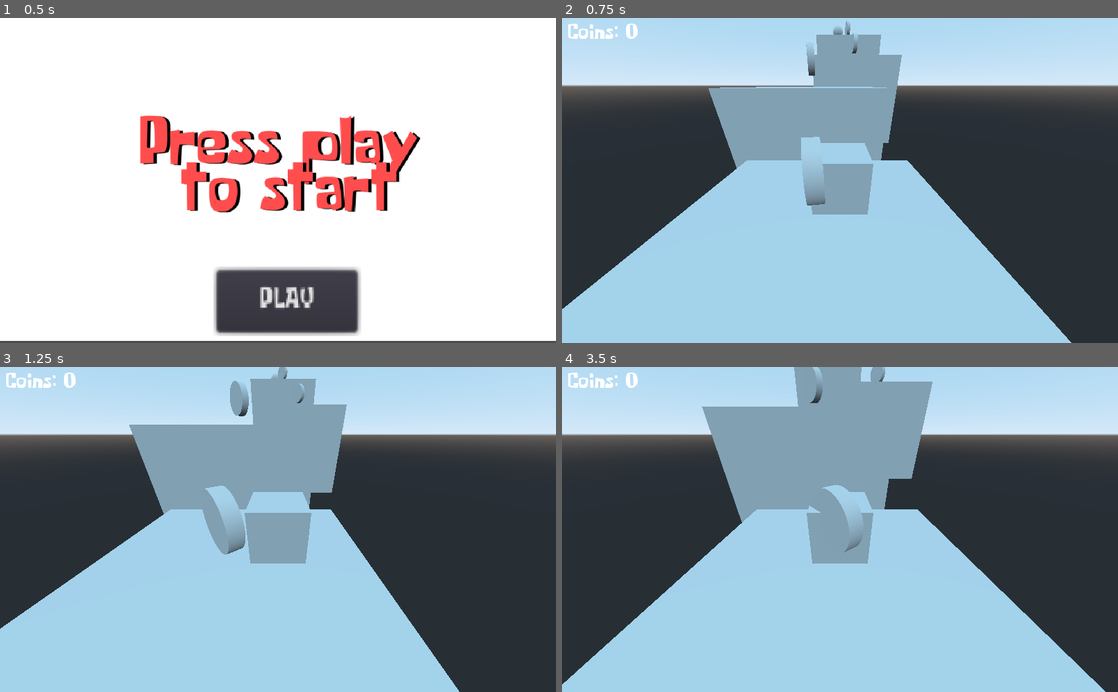
Above: before the commit, frames 1-4 (two rows, left to right).
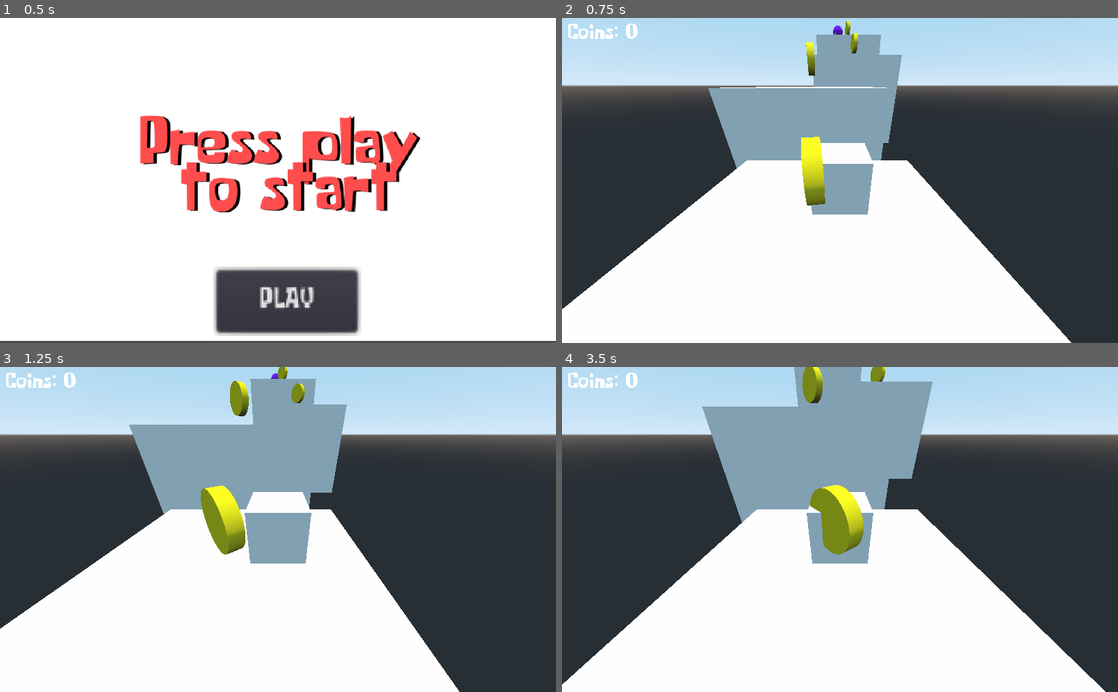
Above: after the commit, the same moments.

Repository: dwlcj/Project2
Game: Godot game, scene res://StartScreen.tscn
Same seed, same stepped clock (60 frames per second), same inputs: the game is played once before the commit and once after it.
Inputs:
- Up to frame 1 (0.5 s): no input
- Up to frame 2 (0.75 s): click "PLAY" at 0.5 s
- Up to frame 3 (1.25 s): no input
- Up to frame 4 (3.5 s): hold Right (ui_right) 1.28-2.03 s; hold Down (ui_down) 2.03-2.75 s; click "TRY AGAIN" at 2.75 s

Frame 1 is identical in both runs. In frame 2, 35% of the frame differs, in the area x 0-92%, y 0-100%; in frame 3, 34%; in frame 4, 36%, in the area x 0-98%, y 0-100%.

Commit message:
Sunlight in main, coin and goal textures

Diff:
--- a/CoinObject.tscn
+++ b/CoinObject.tscn
@@ -1,8 +1,13 @@
-[gd_scene load_steps=3 format=2]
+[gd_scene load_steps=5 format=2]
 
 [ext_resource path="res://CoinObject.gd" type="Script" id=1]
+[ext_resource path="res://Cointexture.png" type="Texture" id=2]
+
+[sub_resource type="SpatialMaterial" id=1]
+albedo_texture = ExtResource( 2 )
 
 [sub_resource type="CylinderMesh" id=2]
+material = SubResource( 1 )
 height = 0.5
 
 [node name="Spatial" type="Spatial"]
--- a/Goal.tscn
+++ b/Goal.tscn
@@ -1,20 +1,25 @@
-[gd_scene load_steps=4 format=2]
+[gd_scene load_steps=6 format=2]
 
 [ext_resource path="res://Goal.gd" type="Script" id=1]
+[ext_resource path="res://GoalTexture.png" type="Texture" id=2]
 
-[sub_resource type="SphereMesh" id=1]
+[sub_resource type="SpatialMaterial" id=1]
+albedo_texture = ExtResource( 2 )
 
-[sub_resource type="SphereShape" id=2]
+[sub_resource type="SphereMesh" id=2]
+material = SubResource( 1 )
+
+[sub_resource type="SphereShape" id=3]
 
 [node name="Goal" type="StaticBody"]
 
 [node name="MeshInstance" type="MeshInstance" parent="."]
-mesh = SubResource( 1 )
+mesh = SubResource( 2 )
 material/0 = null
 
 [node name="Area" type="Area" parent="."]
 script = ExtResource( 1 )
 
 [node name="CollisionShape" type="CollisionShape" parent="Area"]
-shape = SubResource( 2 )
+shape = SubResource( 3 )
 [connection signal="body_entered" from="Area" to="Area" method="_on_Area_body_entered"]
--- a/Main.tscn
+++ b/Main.tscn
@@ -1,22 +1,22 @@
 [gd_scene load_steps=5 format=2]
 
-[ext_resource path="res://Floor.tscn" type="PackedScene" id=1]
+[ext_resource path="res://GUI.tscn" type="PackedScene" id=1]
 [ext_resource path="res://NewPlayer.tscn" type="PackedScene" id=2]
 [ext_resource path="res://Goal.tscn" type="PackedScene" id=3]
-[ext_resource path="res://GUI.tscn" type="PackedScene" id=4]
+[ext_resource path="res://Floor.tscn" type="PackedScene" id=4]
 
 [node name="Main" type="Spatial"]
 transform = Transform( 1, 0, 0, 0, 1, 0, 0, 0, 1, -0.0127995, 0, 0.00190115 )
 
-[node name="StaticBody" parent="." instance=ExtResource( 1 )]
+[node name="StaticBody" parent="." instance=ExtResource( 4 )]
 
-[node name="StaticBody2" parent="." instance=ExtResource( 1 )]
+[node name="StaticBody2" parent="." instance=ExtResource( 4 )]
 transform = Transform( 1, 0, 0, 0, 1, 0, 0, 0, 1, 3.52529, 4.41298, 10.8599 )
 
-[node name="StaticBody3" parent="." instance=ExtResource( 1 )]
+[node name="StaticBody3" parent="." instance=ExtResource( 4 )]
 transform = Transform( 1, 0, 0, 0, 1, 0, 0, 0, 1, -3.89117, 8.58611, 23.1994 )
 
-[node name="StaticBody4" parent="." instance=ExtResource( 1 )]
+[node name="StaticBody4" parent="." instance=ExtResource( 4 )]
 transform = Transform( 1, 0, 0, 0, 1, 0, 0, 0, 1, 0.117231, 11.4427, 33.6185 )
 
 [node name="Spatial" parent="." instance=ExtResource( 2 )]
@@ -27,4 +27,7 @@
 
 [node name="CanvasLayer" type="CanvasLayer" parent="."]
 
-[node name="Control" parent="CanvasLayer" instance=ExtResource( 4 )]
+[node name="Control" parent="CanvasLayer" instance=ExtResource( 1 )]
+
+[node name="DirectionalLight" type="DirectionalLight" parent="."]
+transform = Transform( 1, 0, 0, 0, -1.62921e-07, 1, 0, -1, -1.62921e-07, 0, 23.0537, 0 )
Binary file added: Cointexture.png
Not shown, added: Cointexture.png.import
Binary file added: GoalTexture.png
Not shown, added: GoalTexture.png.import
